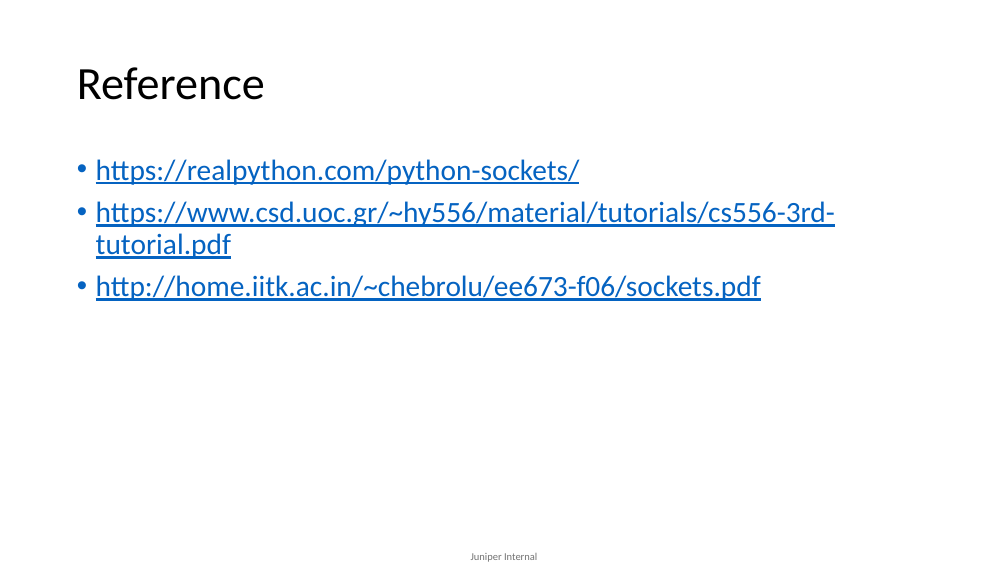
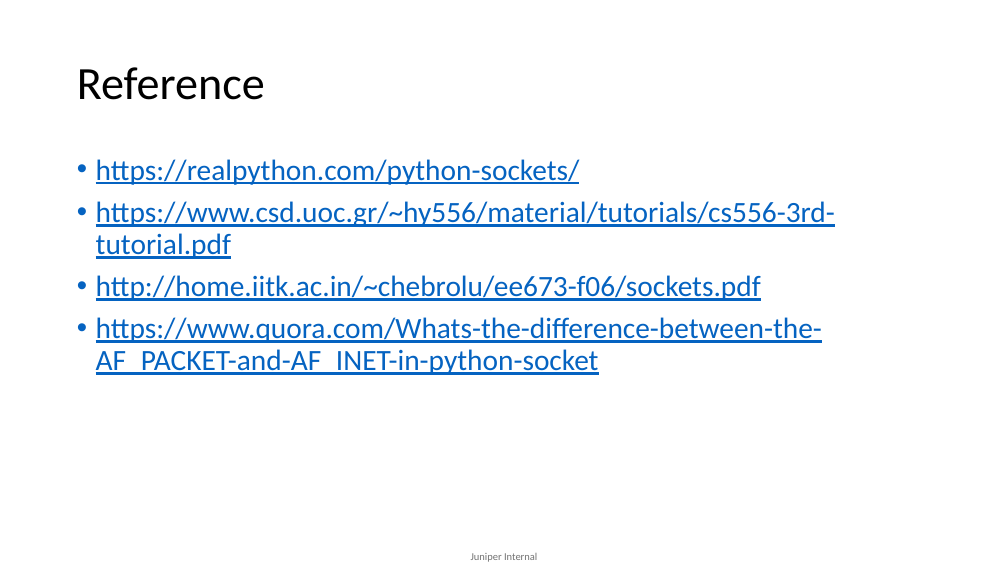
Before and after one commit to mdsathees/Network_programming, a slide deck: slide 16 of Socket-programming-python.pptx (slide 12 before the commit). Drawn at 1008x567 pixels with LibreOffice and Linux fonts; fonts in the diff are those of the drawing. Boxes give left, top, right and bottom in pixels: in the first picture for what was removed or moved away, otherwise in the second. Text is boxed around its words. In the diff, an @@ line names an element or a change of style, - is before the commit and + after.

```diff
--- a/Socket-programming-python.pptx
+++ b/Socket-programming-python.pptx
@@ text at box(96, 317, 822, 375): paragraph added @@
+• https://www.quora.com/Whats-the-difference-between-the-AF_PACKET-and-AF_INET-in-python-socket
```
Also in this commit, not shown: 2 other slides changed, 6 slides added, 2 slides removed.
